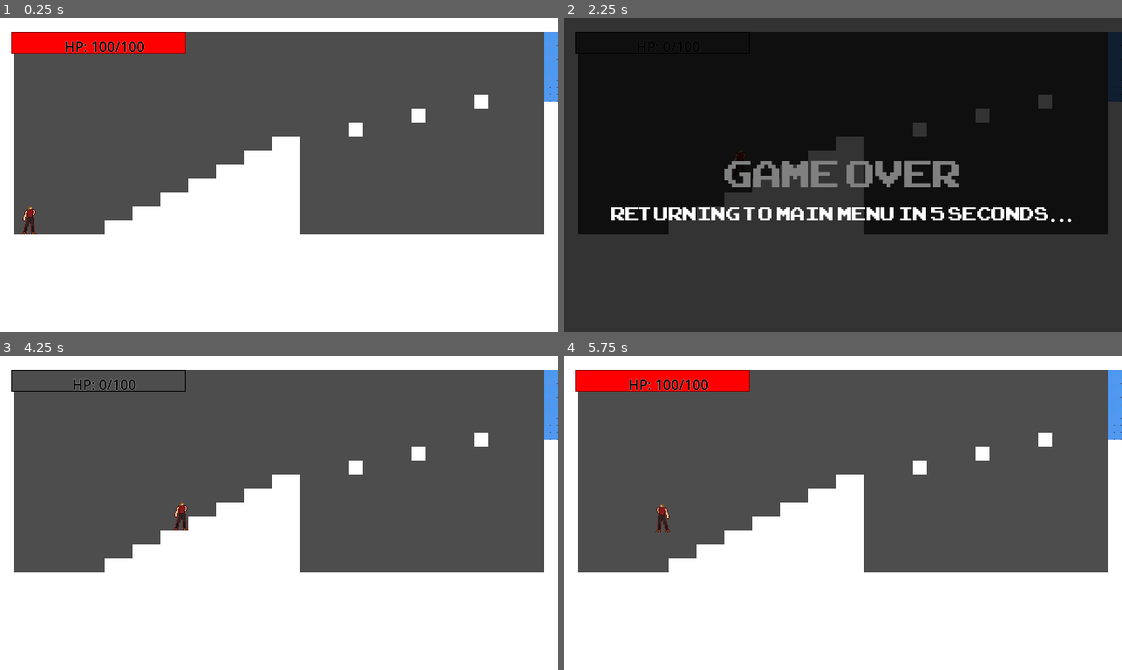
Above: before the commit, frames 1-4 (two rows, left to right).
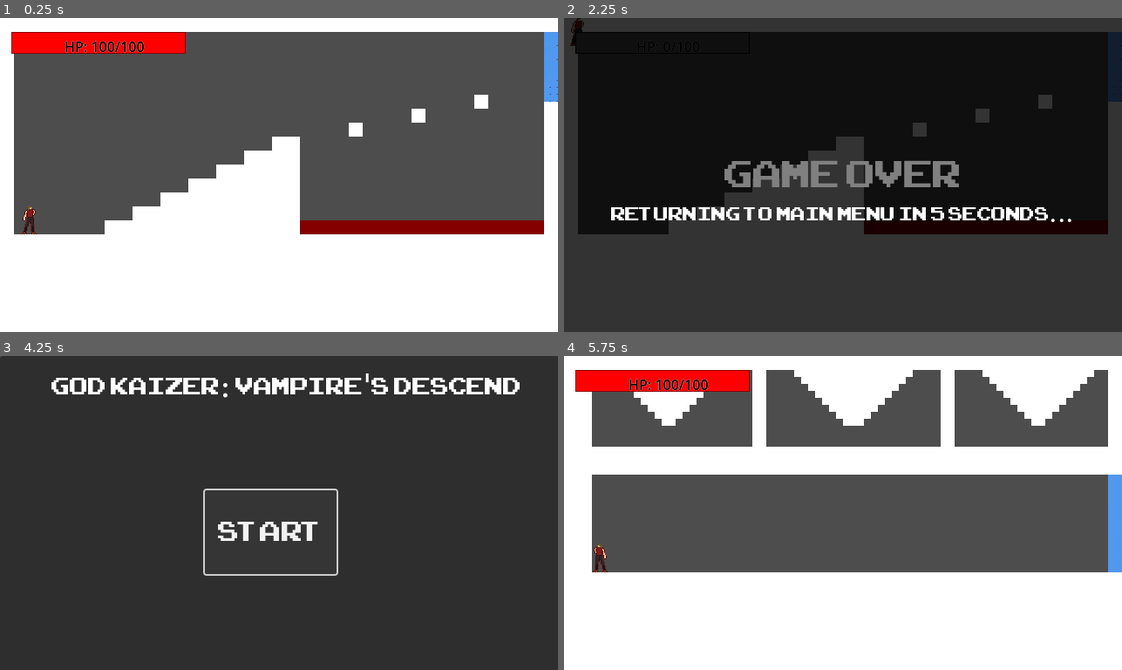
Above: after the commit, the same moments.

Repository: CaptainAbby-Mittens/God-Kaizer-Vampire-s-Descent
Game: Godot game, scene res://scenes/Area1/room_2.tscn
Two runs of this game, one before a commit and one after it. Both use one fixed random seed, a clock stepped at 60 frames per second and the inputs below. This scene is started directly instead of the project's main scene.
Inputs (mouse positions are in pixels of both pictures, inside the frame that each line leads up to):
- Up to frame 1 (0.25 s): no input
- Up to frame 2 (2.25 s): tap Enter (ui_accept) at 0.5, 0.77, 1.52 s; hold 1 0.53-1.28 s; hold Right (ui_right) 0.53-2.03 s; tap 2 at 1.35 s; hold Left (ui_left) from 2.03 s (still down); hold 3 from 2.03 s (still down)
- Up to frame 3 (4.25 s): tap Enter (ui_accept) at 2.75, 3.02, 3.5, 3.77 s; release Left (ui_left) at 2.78 s; release 3 at 2.78 s; hold Right (ui_right) from 2.78 s (still down); tap 4 at 2.85 s; hold 5 from 3.53 s (still down)
- Up to frame 4 (5.75 s): release Right (ui_right) at 4.25 s; release 5 at 4.25 s; click (837, 531) at 4.25 s, where only the run after the commit has a clickable "Start"; tap Enter (ui_accept) at 5, 5.27 s; hold Left (ui_left) from 5.03 s (still down); tap 6 at 5.1 s

The runs differ from the first frame. In frame 1, 1.9% of the frame differs, in the area x 53-98%, y 64-69%; in frame 2, less than 0.1%; in frame 3, 97%, in the area x 0-100%, y 0-100%; in frame 4, 24%.

Commit message:
Added damage blocks, fixed room transitions

Diff:
--- a/Project God Kaizer Vampire's Descend/scenes/Area1/room_2.tscn
+++ b/Project God Kaizer Vampire's Descend/scenes/Area1/room_2.tscn
@@ -1,7 +1,8 @@
-[gd_scene load_steps=5 format=4 uid="uid://d1njg4hbu6gcr"]
+[gd_scene load_steps=6 format=4 uid="uid://d1njg4hbu6gcr"]
 
 [ext_resource type="Texture2D" uid="uid://cwirxhpa84gvb" path="res://images/icon.jpg" id="1_jecxq"]
 [ext_resource type="PackedScene" uid="uid://dnqrgvuvxldbm" path="res://scenes/Players and NPC/Player.tscn" id="2_u7ycg"]
+[ext_resource type="PackedScene" uid="uid://bwgodrkg5ljec" path="res://scenes/Damage/Room2BloodBlock.tscn" id="3_u7ycg"]
 
 [sub_resource type="TileSetAtlasSource" id="TileSetAtlasSource_esk66"]
 texture = ExtResource("1_jecxq")
@@ -1060,3 +1061,6 @@
 
 [node name="CharacterBody2D" parent="." instance=ExtResource("2_u7ycg")]
 position = Vector2(18, 216)
+
+[node name="BloodDamageBlock" parent="." instance=ExtResource("3_u7ycg")]
+position = Vector2(484, 244)
--- /dev/null
+++ b/Project God Kaizer Vampire's Descend/scenes/Damage/Room2BloodBlock.tscn
@@ -0,0 +1,21 @@
+[gd_scene load_steps=3 format=3 uid="uid://bwgodrkg5ljec"]
+
+[ext_resource type="Script" uid="uid://b8pd0dc4xwn6l" path="res://scripts/50 Damage Block.gd" id="1_lxhyh"]
+
+[sub_resource type="RectangleShape2D" id="RectangleShape2D_818mn"]
+size = Vector2(280, 8)
+
+[node name="BloodDamageBlock" type="Area2D"]
+position = Vector2(15, 4)
+script = ExtResource("1_lxhyh")
+metadata/_edit_vertical_guides_ = [92.0, -48.0, 232.0, 92.0, 372.0]
+
+[node name="CollisionShape2D" type="CollisionShape2D" parent="."]
+shape = SubResource("RectangleShape2D_818mn")
+
+[node name="ColorRect" type="ColorRect" parent="."]
+offset_left = -140.0
+offset_top = -12.0
+offset_right = 140.0
+offset_bottom = 4.0
+color = Color(0.517647, 0, 0, 1)
--- /dev/null
+++ b/Project God Kaizer Vampire's Descend/scripts/50 Damage Block.gd
@@ -0,0 +1,109 @@
+# DamageBlock.gd
+extends Area2D
+
+@export var damage_amount: int = 50
+@export var knockback_force: float = 300.0
+@export var damage_cooldown: float = 0.5
+
+# Color properties for visual feedback
+@export var base_color: Color = Color.RED
+@export var damage_color: Color = Color(1.0, 0.3, 0.3)  # Brighter red when damaging
+@export var pulse_speed: float = 5.0
+
+var players_in_area = []
+var damage_timers = {}
+var is_damaging: bool = false
+var pulse_time: float = 0.0
+
+@onready var color_rect = $ColorRect
+
+func _ready():
+	# Connect signals
+	body_entered.connect(_on_body_entered)
+	body_exited.connect(_on_body_exited)
+
+	# Set up collision
+	collision_layer = 1  # World layer
+	collision_mask = 1   # Player layer
+
+	# Initialize ColorRect appearance
+
+func _process(delta):
+	# Handle visual effects
+	pulse_time += delta
+
+	if color_rect:
+		if is_damaging:
+			# Pulsing effect when damaging
+			var pulse = sin(pulse_time * pulse_speed) * 0.2 + 1.0
+			color_rect.color = damage_color * Color(1, 1, 1, pulse * 0.8)
+
+
+func _on_body_entered(body):
+	if body.is_in_group("player"):
+		print("Player entered damage block")
+		players_in_area.append(body)
+		is_damaging = true
+		apply_damage(body)
+		start_damage_timer(body)
+
+func _on_body_exited(body):
+	if body.is_in_group("player"):
+		print("Player exited damage block")
+		players_in_area.erase(body)
+
+		# Stop timer if player leaves
+		if body in damage_timers:
+			damage_timers[body].stop()
+			damage_timers.erase(body)
+
+		# Update visual state
+		if players_in_area.is_empty():
+			is_damaging = false
+
+func start_damage_timer(player):
+	var timer = Timer.new()
+	timer.wait_time = damage_cooldown
+	timer.one_shot = false
+	timer.timeout.connect(_on_damage_tick.bind(player))
+	add_child(timer)
+	timer.start()
+	damage_timers[player] = timer
+
+func _on_damage_tick(player):
+	if player in players_in_area and is_instance_valid(player):
+		# Flash effect on damage tick
+		flash_damage_effect()
+		apply_damage(player)
+	else:
+		if player in damage_timers:
+			damage_timers[player].stop()
+			damage_timers.erase(player)
+
+		if players_in_area.is_empty():
+			is_damaging = false
+
+func flash_damage_effect():
+	# Quick flash when damage is applied
+	if color_rect:
+		var tween = create_tween()
+		tween.tween_property(color_rect, "color", damage_color * Color(1, 1, 1, 1.2), 0.1)
+		tween.tween_property(color_rect, "color", damage_color * Color(1, 1, 1, 0.8), 0.1)
+
+func apply_damage(player):
+	if is_instance_valid(player) and player.has_method("take_damage"):
+		player.take_damage(damage_amount)
+
+		# Apply knockback away from the block
+		var knockback_direction = (player.global_position - global_position).normalized()
+		player.velocity = knockback_direction * knockback_force
+
+		print("Applied ", damage_amount, " damage to player")
+
+func _exit_tree():
+	# Clean up timers
+	for timer in damage_timers.values():
+		if is_instance_valid(timer):
+			timer.stop()
+			timer.queue_free()
+	damage_timers.clear()
--- a/Project God Kaizer Vampire's Descend/scripts/Game Manager.gd
+++ b/Project God Kaizer Vampire's Descend/scripts/Game Manager.gd
@@ -9,7 +9,7 @@
 	Vector2i(0, 0): "res://scenes/Area1/room_start.tscn",  # Start room
 	Vector2i(1, 0): "res://scenes/Area1/room_1.tscn",
 	Vector2i(2, 0): "res://scenes/Area1/room_2.tscn",
-	Vector2i(-1, 0): "res://scenes/Area1/room_start.tscn", # Room to the left (back to start)
+
 
 }
 var player_stats = {
@@ -47,6 +47,7 @@
 	await get_tree().create_timer(0.1).timeout
 	restore_player_stats()
 
+
 func save_player_stats():
 	var player = get_tree().get_first_node_in_group("player")
 	if player:
--- a/Project God Kaizer Vampire's Descend/scripts/character_body_2d.gd
+++ b/Project God Kaizer Vampire's Descend/scripts/character_body_2d.gd
@@ -40,6 +40,8 @@
 	physics_ready = true
 	current_health = max_health
 	health_updated.emit(current_health, max_health)
+
+	add_to_group("player")
 func _physics_process(delta):
 	# Safety check - don't process physics until ready
 	if not physics_ready or not is_inside_tree():
@@ -173,12 +175,16 @@
 # Player.gd - Add these functions
 func die():
 	print("Player died! Showing game over screen...")
-
+	global_position = Vector2.ZERO
+	GameManager.current_room_coords = Vector2i(0, 0)
 	# Freeze the game
 	get_tree().paused = true
 
 	# Show simple game over screen without needing a separate scene
 	show_simple_game_over_screen()
+
+
+
 
 func show_simple_game_over_screen():
 	# Create game over elements programmatically
@@ -236,7 +242,7 @@
 	# Clean up and return to menu
 	game_over_layer.queue_free()
 	get_tree().paused = false
-	get_tree().change_scene_to_file("res://scenes/MainMenu.tscn")
+	get_tree().change_scene_to_file("res://scenes/Area1/MainMenu.tscn")
 	reset_player()
 
 
Not shown, added: Project God Kaizer Vampire's Descend/scripts/50 Damage Block.gd.uid
